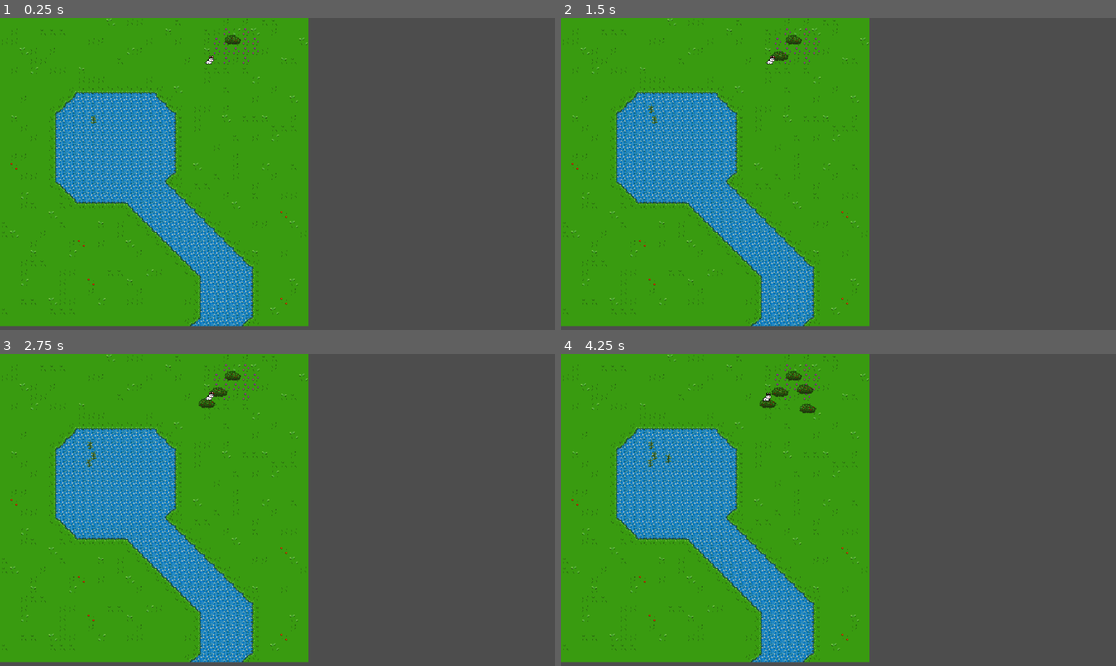
Above: before the commit, frames 1-4 (two rows, left to right).
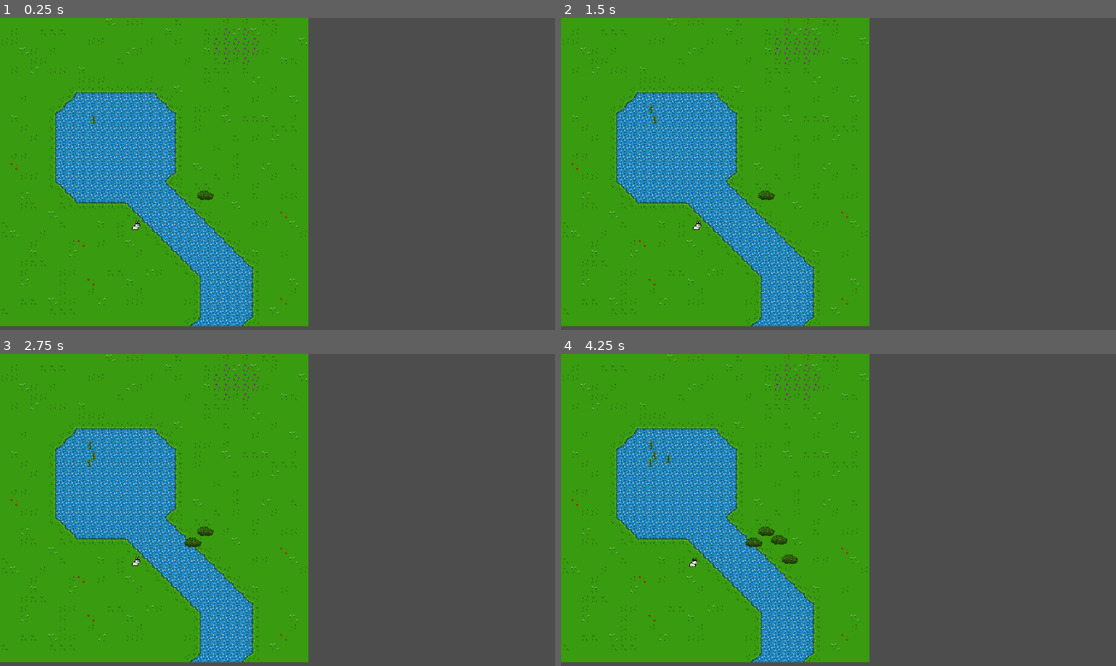
Above: after the commit, the same moments.

Repository: EthanHair/eco-system-sim
Game: Godot game, scene res://scenes/main.tscn
Two runs of this game, one before a commit and one after it. Both use one fixed random seed, a clock stepped at 60 frames per second and the inputs below. The project has no main scene, so this scene is started directly.
Inputs:
- Up to frame 1 (0.25 s): no input
- Up to frame 2 (1.5 s): tap Enter at 0.5 s
- Up to frame 3 (2.75 s): tap Space at 2 s
- Up to frame 4 (4.25 s): tap Enter at 2.75 s; tap Space at 3.5 s

The runs differ from the first frame. In frame 1, 0.2% of the frame differs, in the area x 23-44%, y 5-68%; in frame 2, 0.3%; in frame 3, 0.4%; in frame 4, 0.7%, in the area x 23-47%, y 5-69%.

Commit message:
hunger speed boost

Diff:
--- a/src/scenes/bunny.tscn
+++ b/src/scenes/bunny.tscn
@@ -23,6 +23,7 @@
 
 [node name="Bunny" node_paths=PackedStringArray("sprite") instance=ExtResource("1_3ue1e")]
 sprite = NodePath("AnimatedSprite2D")
+hungry_speed_mult = 5.0
 type = 1
 omnivore = false
 food_types = Array[int]([1])
--- a/src/scenes/main.tscn
+++ b/src/scenes/main.tscn
@@ -25,11 +25,11 @@
 plant_type = 1
 
 [node name="Berry" parent="BerrySpawner" instance=ExtResource("4_jc5tm")]
-position = Vector2(483, 55)
+position = Vector2(426, 378)
 type = 1
 
 [node name="Bunny" parent="." instance=ExtResource("5_fdvdh")]
-position = Vector2(434, 95)
+position = Vector2(281, 439)
 speed = 700.0
 hunger_time = 3.0
 vision_dist = 300
--- a/src/scripts/Animal.gd
+++ b/src/scripts/Animal.gd
@@ -8,6 +8,7 @@
 
 @export var sprite: AnimatedSprite2D
 @export var speed := 500.0
+@export var hungry_speed_mult := 2.0
 @export var type: Global.AnimalType
 @export var omnivore := true
 @export var prey_types: Array[Global.AnimalType]
@@ -49,9 +50,13 @@
 	if nav_agent.is_navigation_finished():
 		return
 
-	velocity = (nav_agent.get_next_path_position() - position).normalized() * speed * delta
+	if nav_agent.is_target_reachable():
+		if hungry:
+			velocity = (nav_agent.get_next_path_position() - position).normalized() * speed * hungry_speed_mult * delta
+		else:
+			velocity = (nav_agent.get_next_path_position() - position).normalized() * speed * delta
 
-	move_and_slide()
+		move_and_slide()
 
 func find_new_target():
 	if omnivore:
